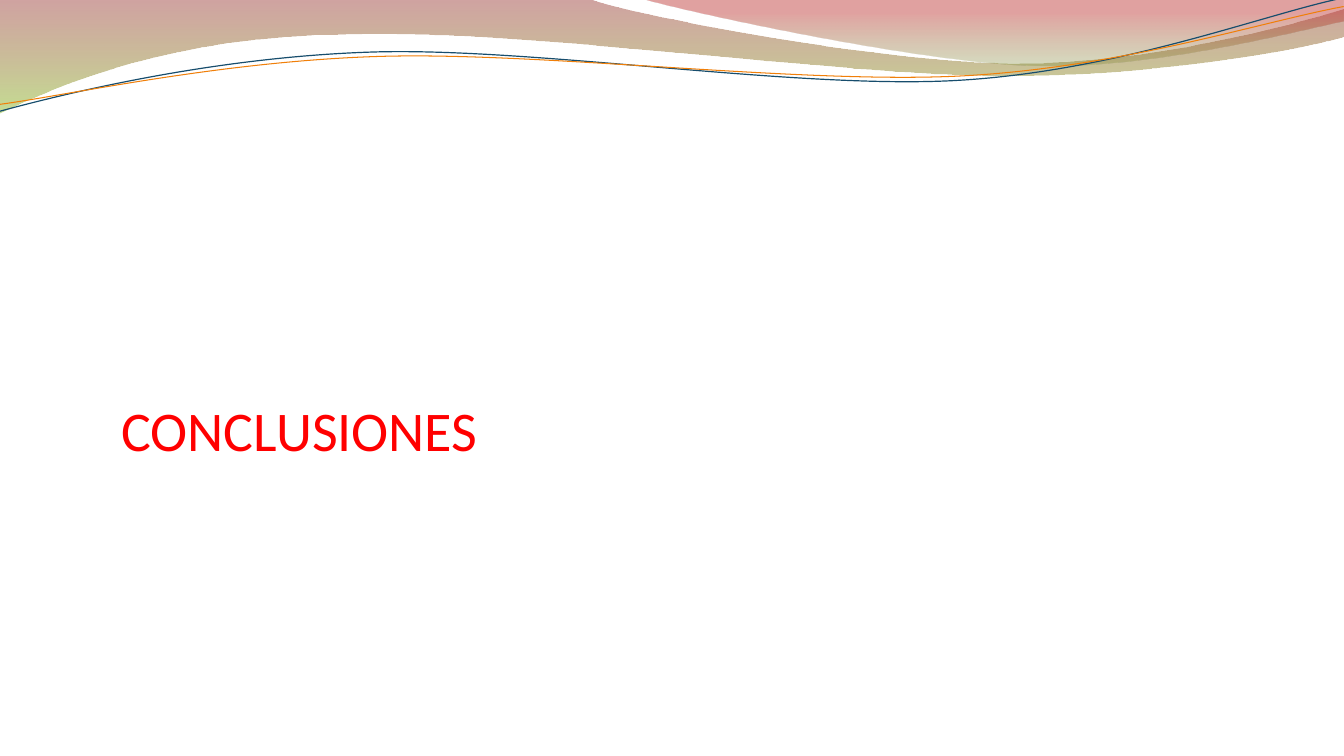
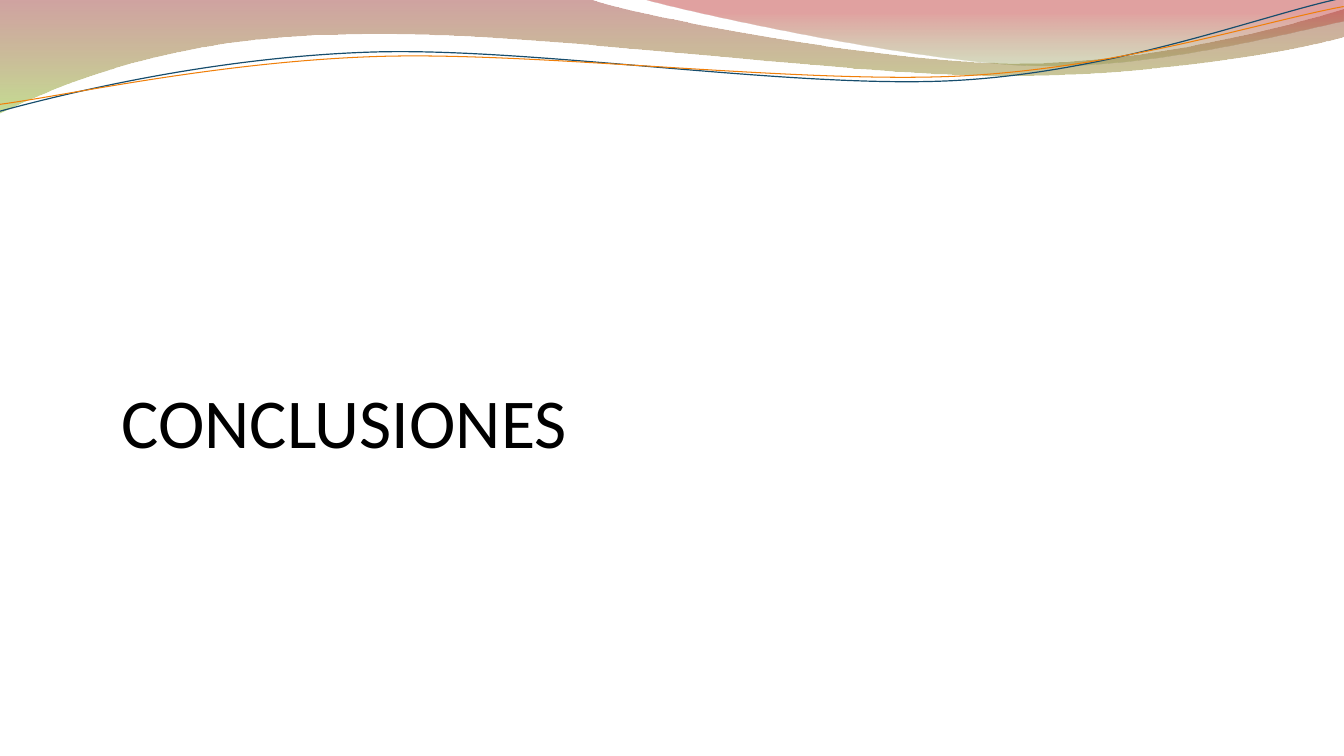
Before and after one commit to jerebenitez/2017-UNC-IngSoft-cmd, a slide deck: slide 23 of docs/Pesentación.pptx (slide 24 before the commit). Drawn at 1344x756 pixels with LibreOffice and Linux fonts; fonts in the diff are those of the drawing; background and template pictures are left out. Boxes give left, top, right and bottom in pixels: in the first picture for what was removed or moved away, otherwise in the second. Text is boxed around its words. In the diff, an @@ line names an element or a change of style, - is before the commit and + after.

```diff
--- a/docs/Pesentación.pptx
+++ b/docs/Pesentación.pptx
@@ text "CONCLUSIONES" at bbox=[122, 402, 567, 449]: size 40 to 50 pt, text colour #FF0000 to #000000 @@
```
Also in this commit, not shown: 4 other slides changed, 1 slide added, 2 slides removed, 1 other file.
